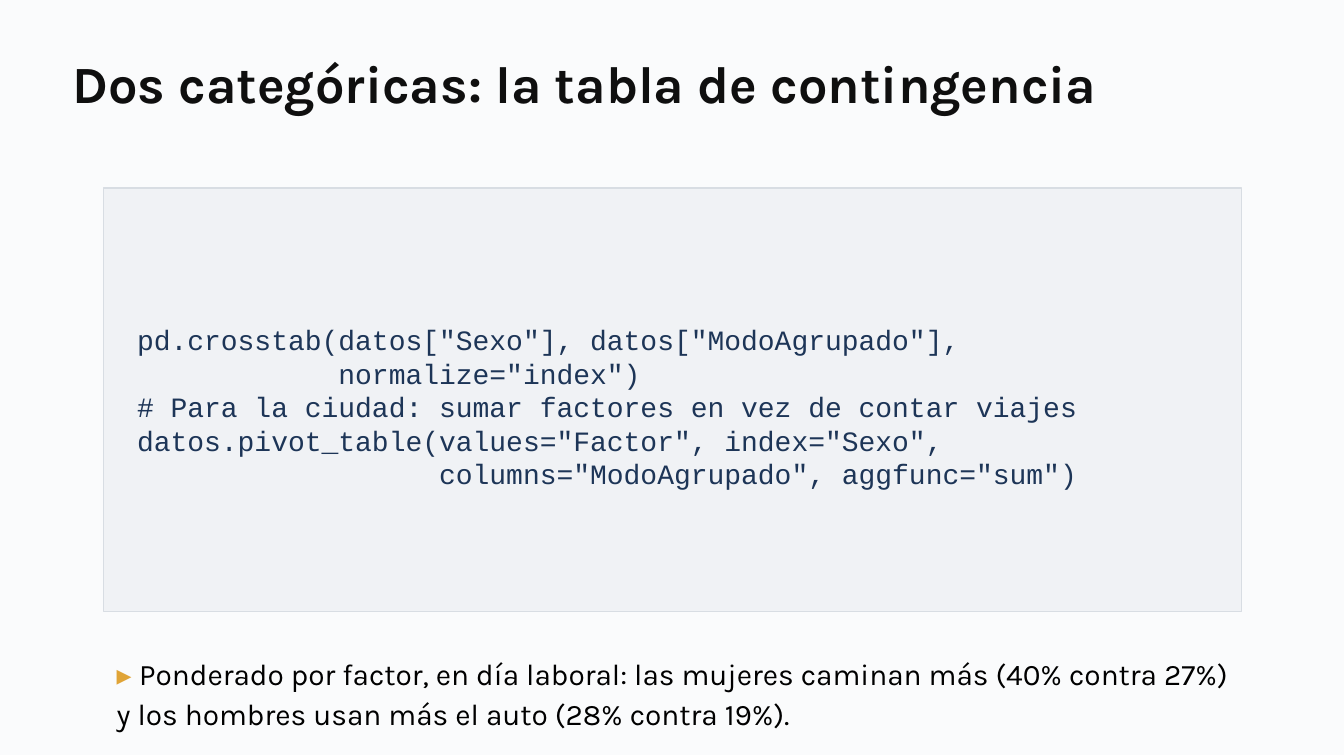
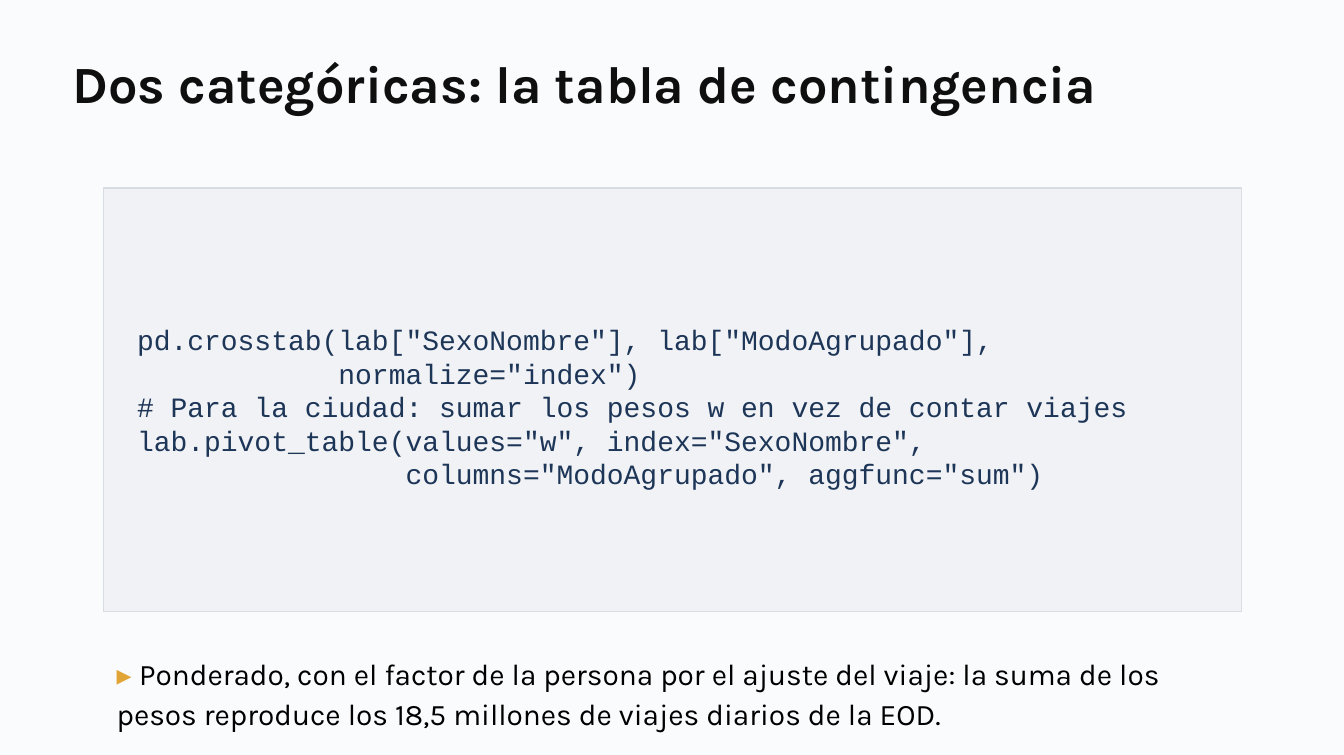
Before and after one commit to daniopitz/diplomado-cdd, a slide deck: slide 30 of presentaciones/clase03_eda_bivariado.pptx (slide 28 before the commit). Drawn at 1344x755 pixels with LibreOffice and Linux fonts; fonts in the diff are those of the drawing. Boxes give left, top, right and bottom in pixels: in the first picture for what was removed or moved away, otherwise in the second. Text is boxed around its words. In the diff, an @@ line names an element or a change of style, - is before the commit and + after.

```diff
--- a/presentaciones/clase03_eda_bivariado.pptx
+++ b/presentaciones/clase03_eda_bivariado.pptx
@@ text in rectangle at [137,330,993,356]: text changed @@
-pd.crosstab(datos["Sexo"], datos["ModoAgrupado"],
+pd.crosstab(lab["SexoNombre"], lab["ModoAgrupado"],
@@ text in rectangle at [137,397,1127,457]: text changed @@
-# Para la ciudad: sumar factores en vez de contar viajes
-datos.pivot_table(values="Factor", index="Sexo",
+# Para la ciudad: sumar los pesos w en vez de contar viajes
+lab.pivot_table(values="w", index="SexoNombre",
@@ text at [117,664,1159,733]: text changed @@
-▸ Ponderado por factor, en día laboral: las mujeres caminan más (40% contra 27%) y los hombres usan más el auto (28% contra 19%).
+▸ Ponderado, con el factor de la persona por el ajuste del viaje: la suma de los pesos reproduce los 18,5 millones de viajes diarios de la EOD.
```
Also in this commit, not shown: 7 other slides changed, 5 slides added, 1 slide removed, 3 other files.
